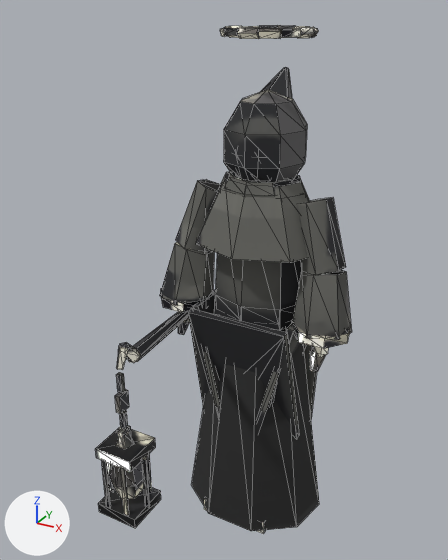
Two versions of the glTF model assets/models/cultist.glb, one commit apart.
Rendered twice from a camera (50 mm lens) standing at (0.95, -2.01, 2.02) and looking at (-0.03, -0.23, 1.14). The axes (+X, +Y, +Z) are drawn at lower left. The lights are the same throughout. The first picture is the older version. Mesh edges are drawn as thin lines. Vertices at exactly the same position are counted once.

Objects in the first picture: 'CultistMesh'.
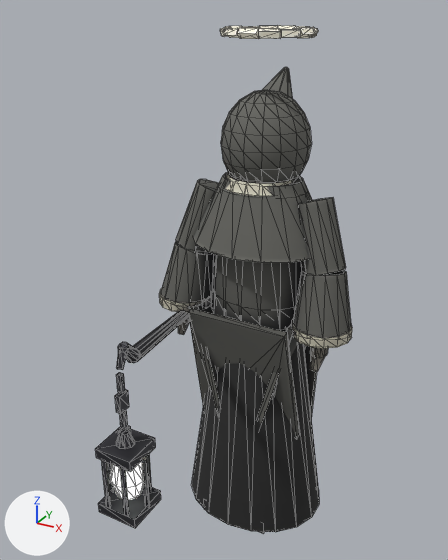
Diff of the bpy script that builds the scene:
```diff
--- a/assets/models/cultist.glb.py
+++ b/assets/models/cultist.glb.py
@@ me_cultistmesh @@
 # used by ob_cultistmesh; location = (0.0, 0.0, 0.0)
-me_cultistmesh.from_pydata(...)  # 611 vertices, 1002 faces; spans x -0.52..0.4, y -1.05..0.39, z 0.0..1.97
+me_cultistmesh.from_pydata(...)  # 992 vertices, 1764 faces; spans x -0.52..0.4, y -1.05..0.39, z 0.0..1.97
+# me_cultistmesh part 1: 8 vertices removed from x -0.32..0.32, y -0.08, z 0.85..0.91; 339 vertices added at x -0.4..0.4, y -0.26..0.24, z 0.02..1.83
+# me_cultistmesh part 2: 3 vertices moved within x 0.09..0.1, y -0.98..-0.9, z 1.02..1.26; 50 vertices added at x -0.52..0.14, y -1.03..0.39, z 0.67..1.27
+# me_cultistmesh part 3: 423 kept faces spanning x -0.32..0.32, y -1.05..0.21, z 0.0..1.97 get new texture (UV) coordinates
 me_cultistmesh.materials.append(mat_cultistmesh_baked)
```

What differs and where, as boxes [x1, y1, x2, y2] in the pictures (448 x 560 px):
part 1 of me_cultistmesh, built on (mostly hidden before): before [185, 316, 328, 358]; after [159, 67, 352, 532]
part 2 of me_cultistmesh, built on: before [120, 347, 140, 443]; after [109, 311, 189, 500]
part 3 of me_cultistmesh, surface changed: [95, 25, 324, 534] in both
